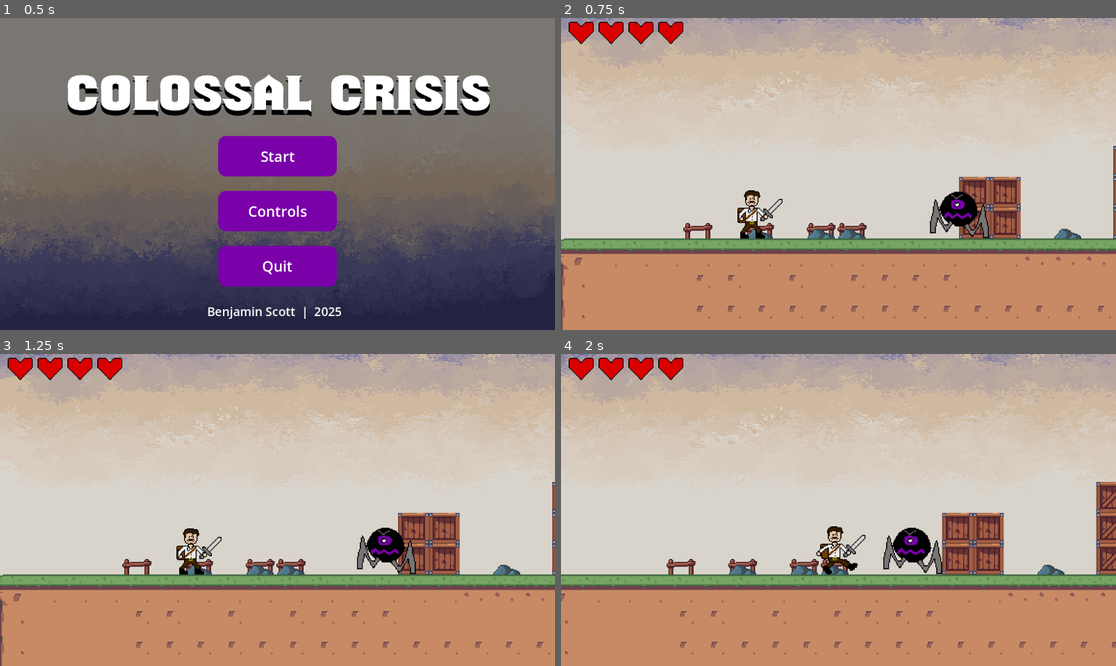
Above: before the commit, frames 1-4 (two rows, left to right).
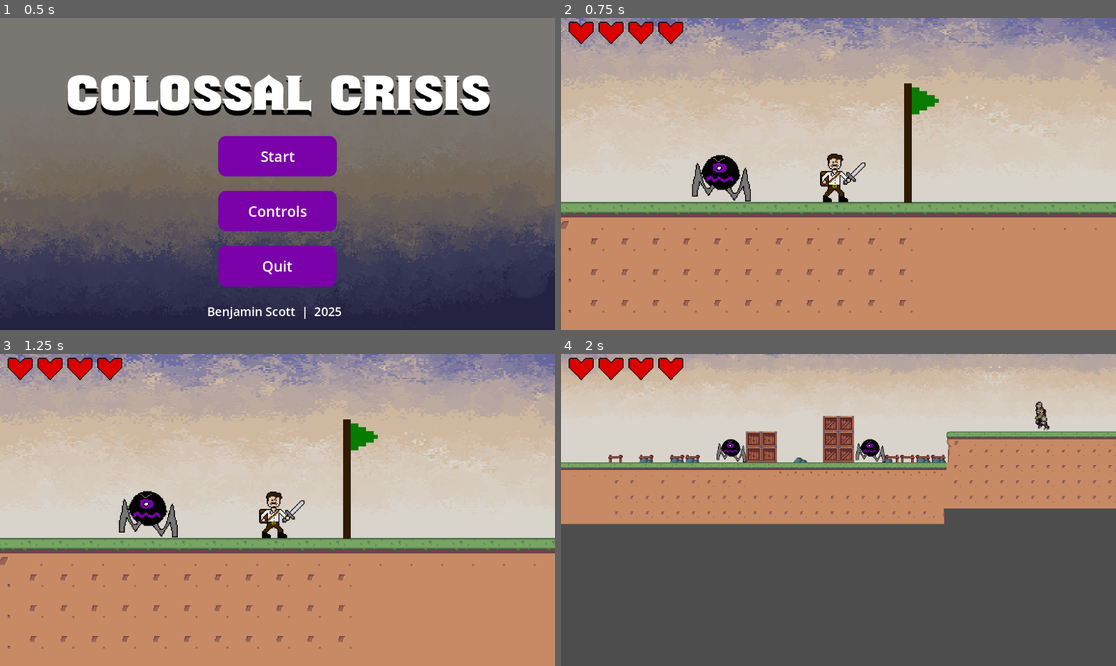
Above: after the commit, the same moments.

Repository: bscott519/ColossalCrisisGame
Game: Godot game, scene res://Scenes/main_menu.tscn
The game is run twice, just before and just after one commit, with the same random seed, the same clock (stepped at 60 frames per second) and the same inputs. The engine's default icon, where the game draws it, is replaced by a stand-in: a white triangle on a blue panel in a dark square.
Inputs (mouse positions are in pixels of both pictures, inside the frame that each line leads up to):
- Up to frame 1 (0.5 s): no input
- Up to frame 2 (0.75 s): click "Start" at 0.5 s
- Up to frame 3 (1.25 s): no input
- Up to frame 4 (2 s): move the mouse to (960, 494) at 1.27 s; hold D (right) from 1.28 s (still down); click (960, 494) at 1.35 s; tap Space (jump) at 1.52 s

Frame 1 is identical in both runs. In frame 2, 31% of the frame differs, in the area x 0-100%, y 0-100%; in frame 3, 31%; in frame 4, 82%.

Commit message:
added flagpole, fixing transition speeds

Diff:
--- /dev/null
+++ b/Scenes/flagpole.tscn
@@ -0,0 +1,22 @@
+[gd_scene load_steps=4 format=3 uid="uid://pd0mic8diwl7"]
+
+[ext_resource type="Texture2D" uid="uid://cbjnx25f3xl40" path="res://GameArt/CCFlagpole.png" id="1_dqvyi"]
+[ext_resource type="Script" path="res://Scripts/flagpole.gd" id="1_v2ooc"]
+
+[sub_resource type="CapsuleShape2D" id="CapsuleShape2D_yxf7s"]
+radius = 1.0
+height = 32.0
+
+[node name="Flagpole" type="Sprite2D"]
+position = Vector2(16, -16)
+texture = ExtResource("1_dqvyi")
+script = ExtResource("1_v2ooc")
+
+[node name="ExitArea2D" type="Area2D" parent="."]
+collision_layer = 16
+
+[node name="CollisionShape2D" type="CollisionShape2D" parent="ExitArea2D"]
+position = Vector2(0, 1)
+shape = SubResource("CapsuleShape2D_yxf7s")
+
+[connection signal="body_entered" from="ExitArea2D" to="." method="_on_exit_area_2d_body_entered"]
--- a/Scenes/level_1.tscn
+++ b/Scenes/level_1.tscn
@@ -10,6 +10,7 @@
 [ext_resource type="PackedScene" uid="uid://cigkhvsqha8dt" path="res://Scenes/heartscontainer.tscn" id="7_3x47w"]
 [ext_resource type="PackedScene" uid="uid://14i14pawge6g" path="res://Scenes/health_power_up.tscn" id="9_6f8uw"]
 [ext_resource type="PackedScene" uid="uid://b07naphow6dr2" path="res://Scenes/pause_menu.tscn" id="10_sup5l"]
+[ext_resource type="PackedScene" uid="uid://pd0mic8diwl7" path="res://Scenes/flagpole.tscn" id="11_7ckfk"]
 
 [sub_resource type="TileSetAtlasSource" id="TileSetAtlasSource_biuay"]
 texture = ExtResource("1_dkavn")
@@ -206,7 +207,7 @@
 shape = SubResource("RectangleShape2D_ft2ke")
 
 [node name="player" parent="." instance=ExtResource("3_pm7jt")]
-position = Vector2(173, 195)
+position = Vector2(5169, 131)
 
 [node name="Camera2D" type="Camera2D" parent="player"]
 zoom = Vector2(2, 2)
@@ -442,3 +443,8 @@
 [node name="CanvasLayer2" type="CanvasLayer" parent="."]
 
 [node name="PauseMenu" parent="CanvasLayer2" instance=ExtResource("10_sup5l")]
+
+[node name="Flagpole" parent="." instance=ExtResource("11_7ckfk")]
+position = Vector2(5241, 97)
+scale = Vector2(4, 4)
+next_scene = "Level 2"
--- a/Scenes/level_2.tscn
+++ b/Scenes/level_2.tscn
@@ -195,6 +195,13 @@
 [node name="player" parent="." instance=ExtResource("3_4twog")]
 position = Vector2(185, 196)
 
+[node name="Camera2D" type="Camera2D" parent="player"]
+zoom = Vector2(2, 2)
+limit_left = -29
+limit_top = -123
+limit_right = 5550
+limit_bottom = 320
+
 [node name="darkbird" parent="." instance=ExtResource("4_lsgcf")]
 position = Vector2(1731, 37)
 
--- /dev/null
+++ b/Scripts/flagpole.gd
@@ -0,0 +1,23 @@
+extends Node
+
+@export var next_scene : String
+var scene_transitioning: bool = false
+
+# Called when the node enters the scene tree for the first time.
+func _ready():
+	pass # Replace with function body.
+
+
+# Called every frame. 'delta' is the elapsed time since the previous frame.
+func _process(delta):
+	pass
+
+func _on_exit_area_2d_body_entered(body):
+	if body.is_in_group("player"):
+		scene_transitioning = true
+
+		var player = body
+		player.queue_free()
+
+		await get_tree().create_timer(0.5).timeout
+		Scenemanager.transition_to_scene(next_scene)
--- /dev/null
+++ b/Scripts/scenemanager.gd
@@ -0,0 +1,14 @@
+extends Node
+
+var scenes: Dictionary = { "Level 1": "res://Scenes/level_1.tscn",
+							"Level 2": "res://Scenes/level_2.tscn" }
+
+func transition_to_scene(level : String):
+	var scene_path : String = scenes.get(level)
+
+	if scene_path != null:
+		#var scene_transition_screen_instance = scene_transition_screen.instantiate()
+		#get_tree().get_root().add_child(scene_transition_screen_instance)
+		await get_tree().create_timer(5.0).timeout
+		get_tree().change_scene_to_file(scene_path)
+		#scene_transition_screen_instance.queue_free()
--- a/project.godot
+++ b/project.godot
@@ -18,6 +18,7 @@
 [autoload]
 
 Global="*res://Scripts/global.gd"
+Scenemanager="*res://Scripts/scenemanager.gd"
 
 [importer_defaults]
 
@@ -59,6 +60,7 @@
 
 2d_physics/layer_3="EnemyAttacks"
 2d_physics/layer_4="Powerup"
+2d_physics/layer_5="Flagpole"
 
 [rendering]
 
Binary file added: GameArt/CCFlagpole.png
Not shown, added: GameArt/CCFlagpole.png.import
Not shown: 1 places in Scenes/level_1.tscn that only renumber resources
